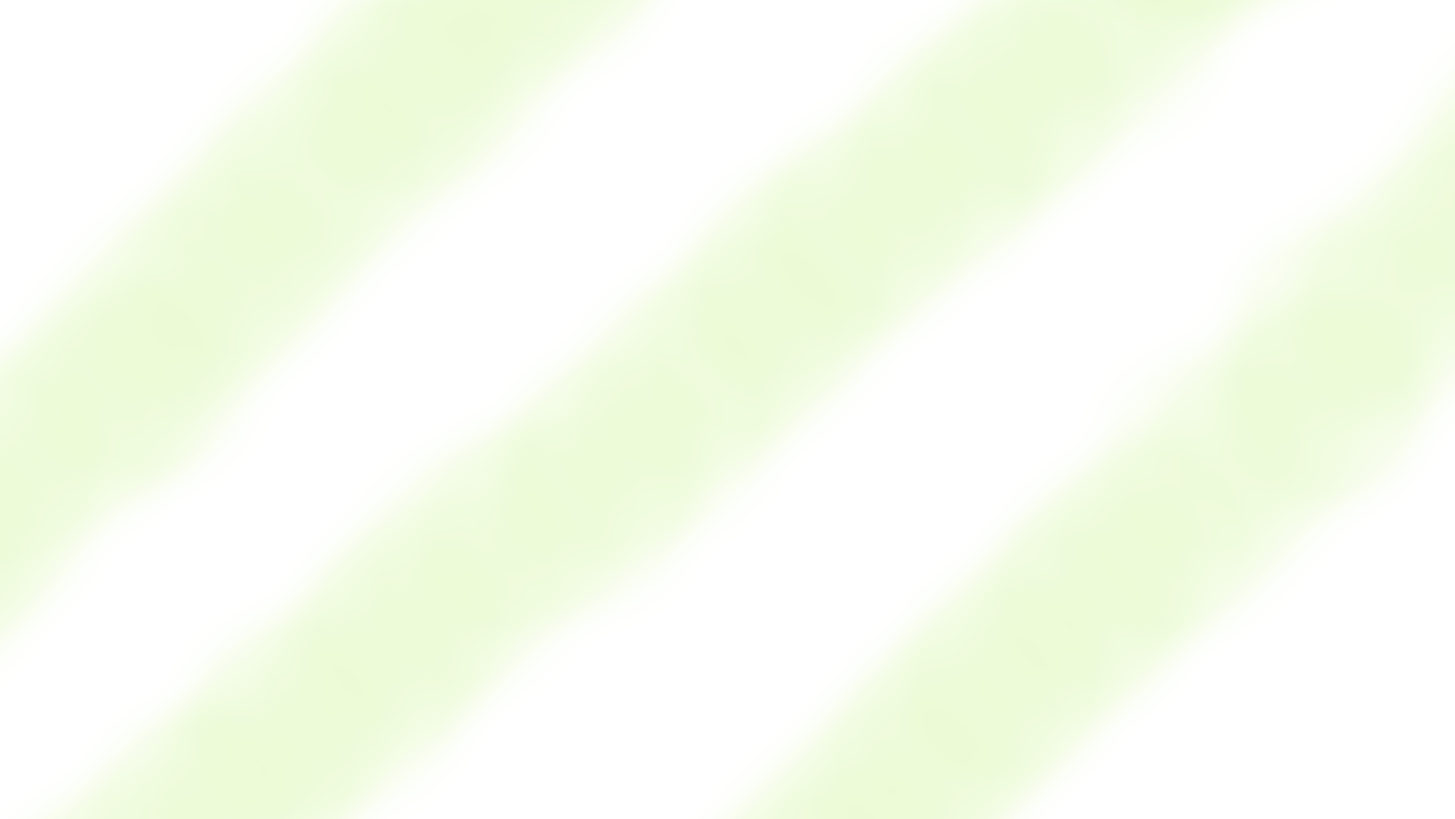
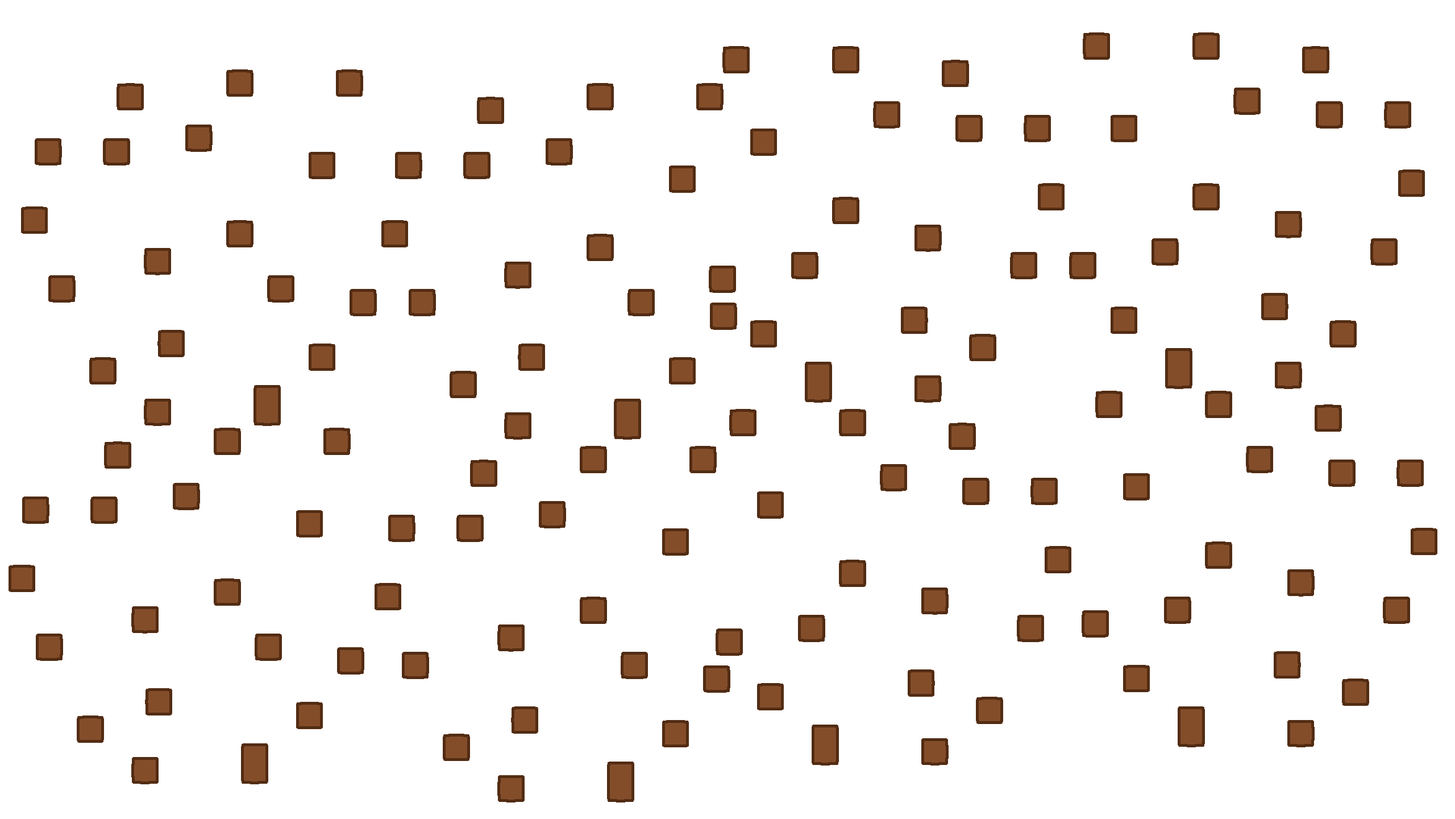
Two versions of the same layered image (1455 x 819). Layer-by-layer changes:
hid "GodLight" over [0, 0, 1455, 819]
added layer "Background copy #1" above "Background copy" over [8, 32, 1438, 803]
